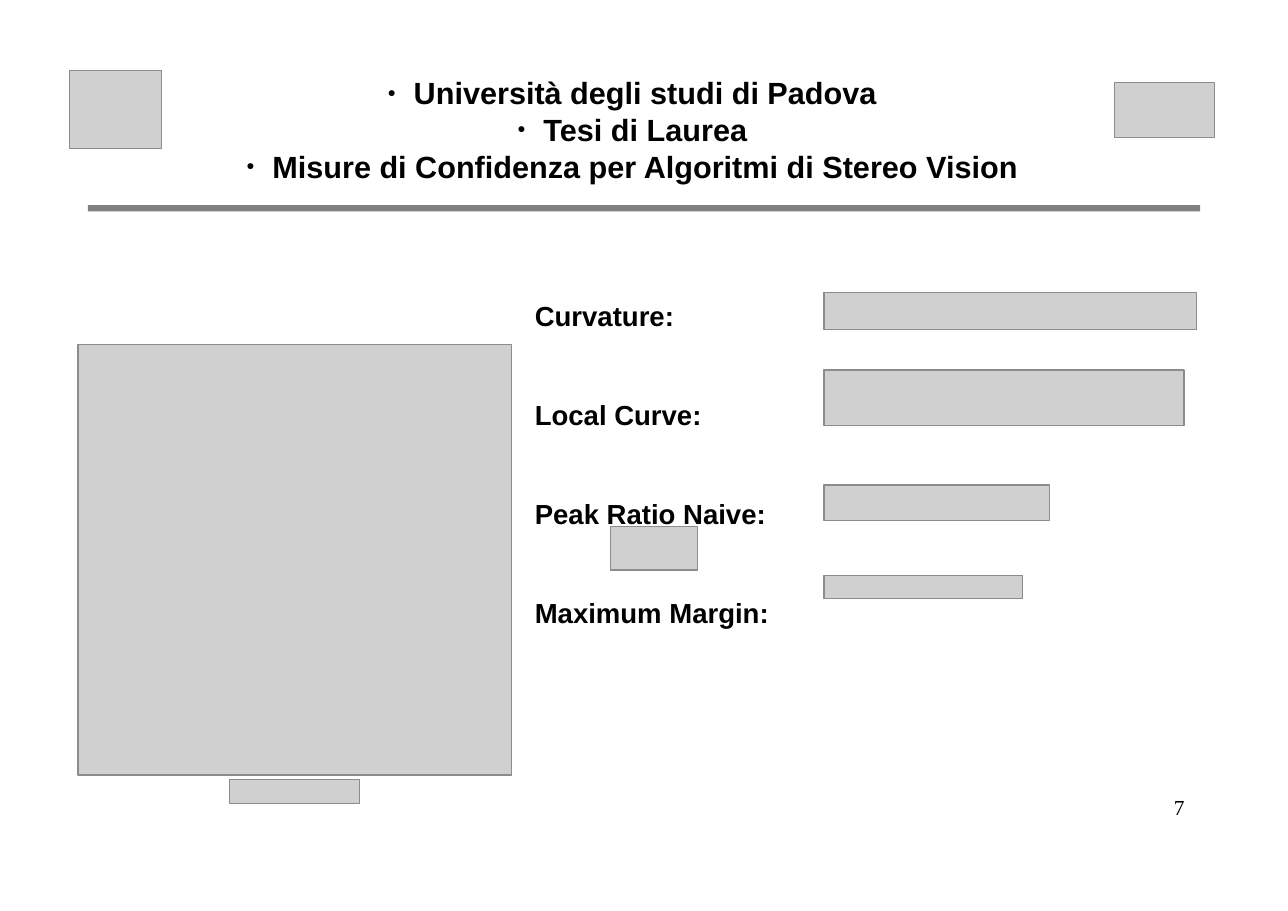
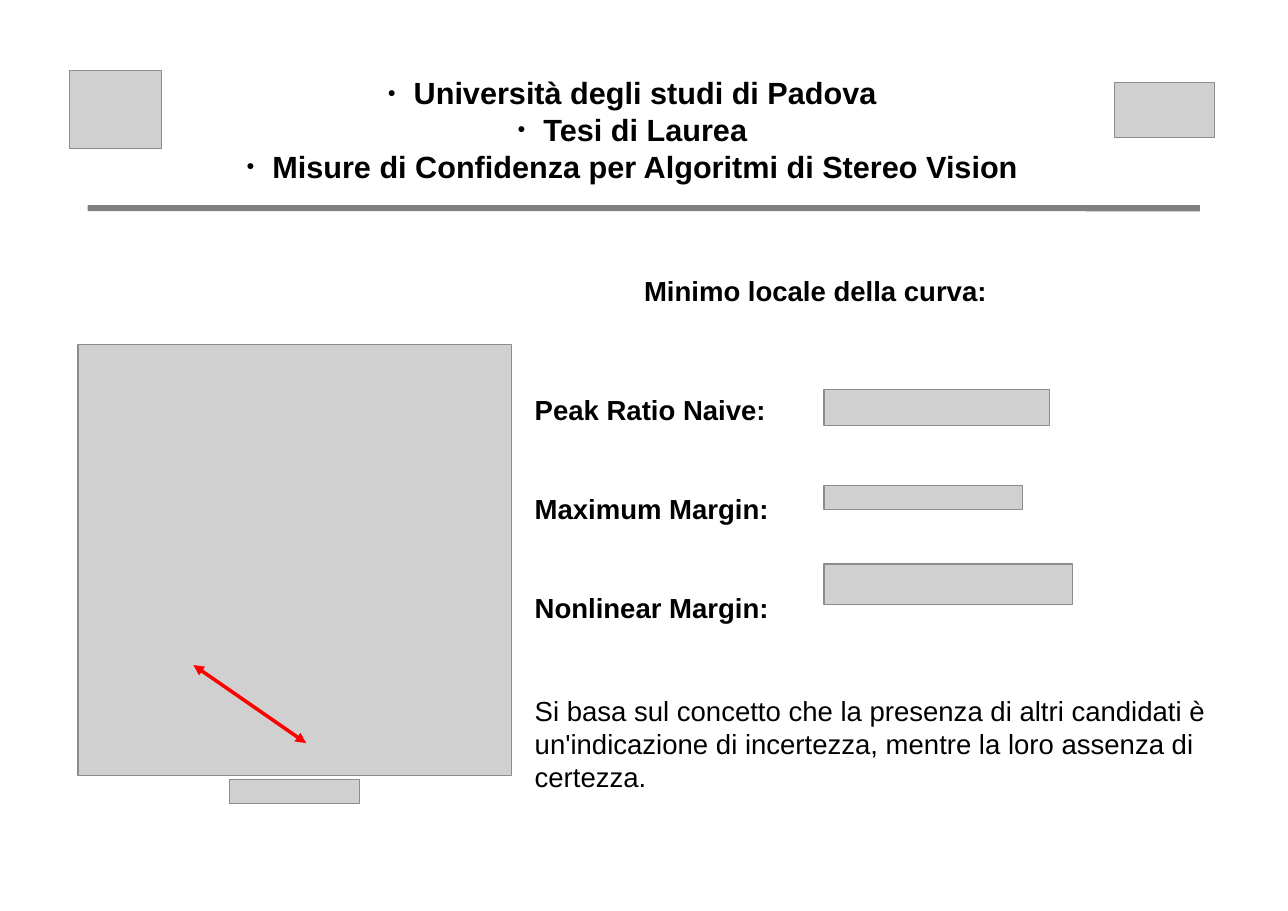
Before and after one commit to nicoladallago/Thesis, a slide deck: slide 8 of altro/presentazione.odp (slide 7 before the commit). Drawn at 1288x911 pixels with LibreOffice and Linux fonts; fonts in the diff are those of the drawing; grey boxes stand for pictures. Boxes give left, top, right and bottom in pixels: in the first picture for what was removed or moved away, otherwise in the second. Text is boxed around its words. In the diff, an @@ line names an element or a change of style, - is before the commit and + after.

```diff
--- a/altro/presentazione.odp
+++ b/altro/presentazione.odp
@@ text added at box(644, 281, 987, 302), 18 pt, text #000000, bold @@
+Minimo locale della curva:
@@ picture removed at box(824, 293, 1197, 331) @@
@@ text "Peak Ratio Naive:": place and size @@
-text "Peak Ratio Naive:" at box(535, 306, 768, 629)
+text "Peak Ratio Naive:" at box(535, 400, 768, 624)
@@ text at box(535, 306, 701, 426): paragraphs removed @@
-Curvature:
-Local Curve:
@@ picture: place and size @@
-picture at box(824, 370, 1184, 425)
+picture at box(824, 390, 1050, 425)
@@ picture: place and size @@
-picture at box(824, 485, 1050, 520)
+picture at box(824, 486, 1024, 509)
@@ picture removed at box(610, 527, 697, 570) @@
@@ picture: place and size @@
-picture at box(824, 575, 1024, 598)
+picture at box(824, 564, 1072, 605)
@@ text at box(535, 598, 768, 624): paragraph added @@
+Nonlinear Margin:
@@ double arrow added from (194, 665) to (306, 743), #FF0000 2.3 pt @@
@@ text added at box(535, 700, 1204, 788), 18 pt, text #000000 @@
+Si basa sul concetto che la presenza di altri candidati è un'indicazione di incertezza, mentre la loro assenza di certezza.
@@ page number removed at box(1174, 801, 1185, 815) @@
-7
```
Also in this commit, not shown: 1 other slide changed, 1 slide added, 3 other files.
